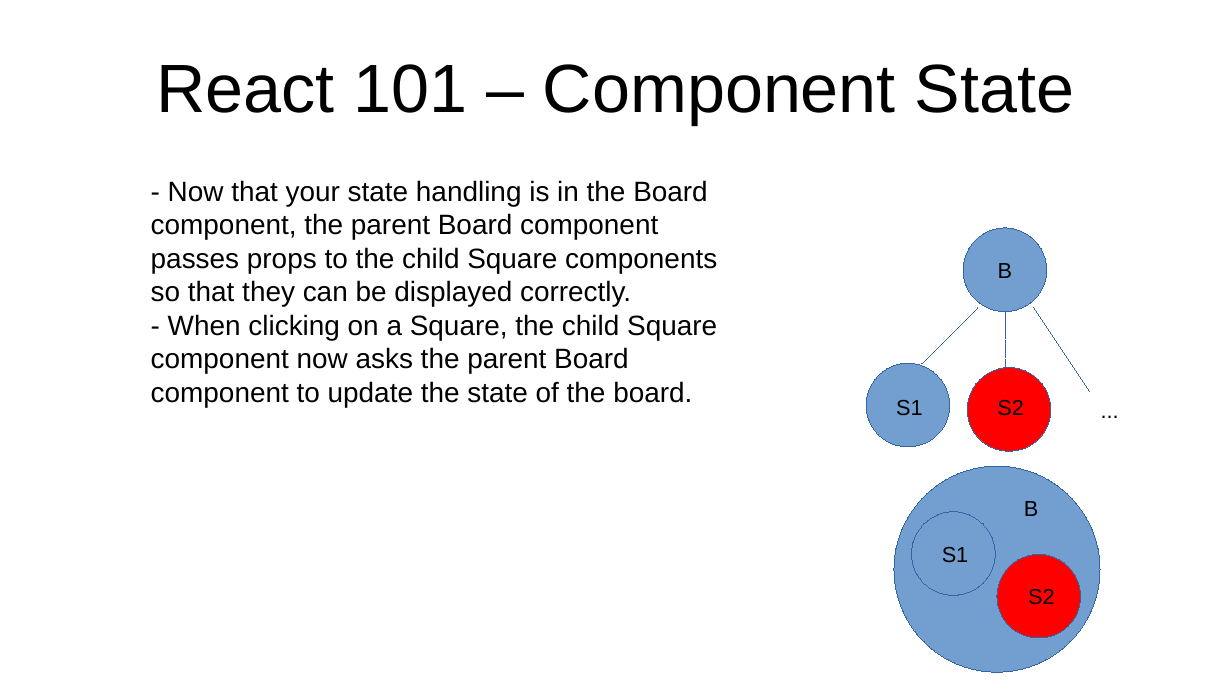
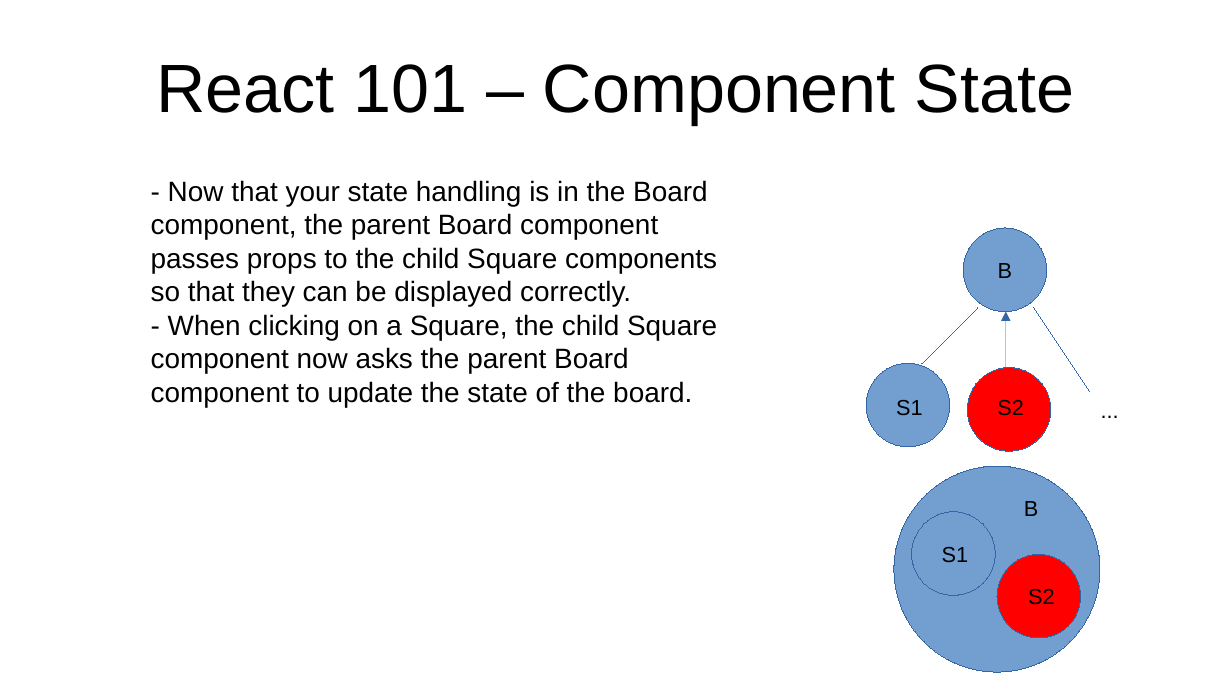
Before and after one commit to marcus-yeagle/react-tutorial, a slide deck: slide 27 of React 101.pptx (slide 28 before the commit). Drawn at 1232x693 pixels with LibreOffice and Linux fonts; fonts in the diff are those of the drawing. Boxes give left, top, right and bottom in pixels: in the first picture for what was removed or moved away, otherwise in the second. Text is boxed around its words. In the diff, an @@ line names an element or a change of style, - is before the commit and + after.

```diff
--- a/React 101.pptx
+++ b/React 101.pptx
@@ line moved from (1006, 312) - (1006, 368) to (1006, 368) - (1006, 312) @@
@@ line (1006, 368) - (1006, 312): line to arrow; stroke #3465A4 0 pt dashed to #3465A4 0 pt @@
```
Also in this commit, not shown: 4 other slides changed, 1 slide removed, 1 other file.
